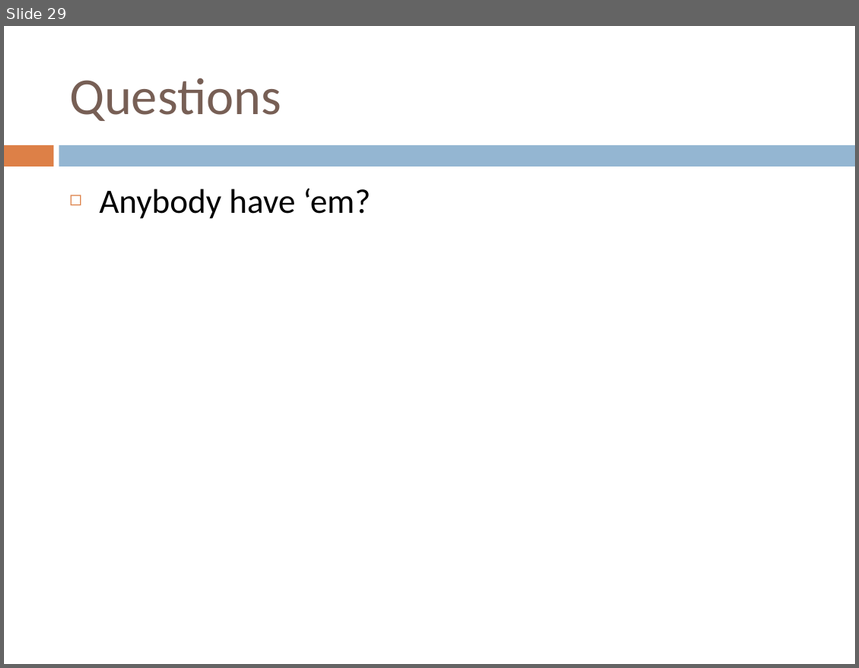
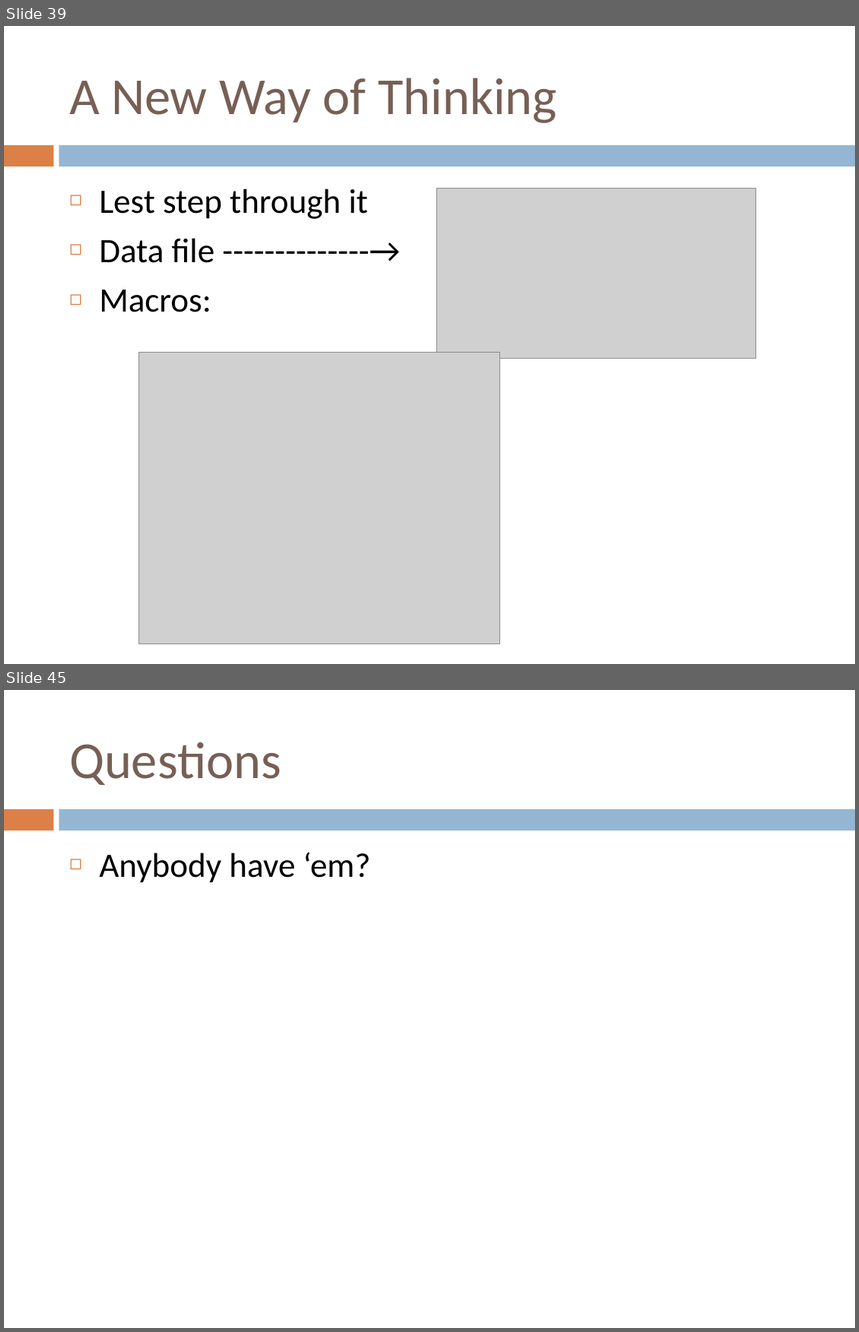
Before and after one commit to RandyGaul/GAM150Slides, a slide deck: GAM150_Club_Serialization.pptx. Shown one above the other, each under a label of ours: slide 29 before the commit, slides 39 and 45 after it; the slides between them are not shown. The pictures are 859x668 and 859x1332 pixels, drawn with LibreOffice and Linux fonts; fonts in the diff are those of the drawing; grey boxes stand for pictures. Boxes give left, top, right and bottom in pixels: in the first picture for what was removed or moved away, otherwise in the second. Text is boxed around its words. In the diff, an @@ line names an element or a change of style, - is before the commit and + after.

```diff
--- a/GAM150_Club_Serialization.pptx
+++ b/GAM150_Club_Serialization.pptx
@@ slide 39 added at <box>4,26,855,664</box>, background #FFFFFF; not listed: 2 template elements that a slide beside it also shows @@
@@ title added at <box>69,78,557,123</box>, 44 pt, text #775F55 @@
+A New Way of Thinking
@@ text added at <box>99,189,368,313</box>, 29 pt, text #000000 @@
+◻ Lest step through it
+◻ Data file --------------→
+◻ Macros:
@@ picture added at <box>436,189,756,359</box> @@
@@ picture added at <box>139,352,500,644</box> @@
@@ what was slide 29 is now slide 45 @@
```
Also in this commit, not shown: 18 slides changed, 15 other slides added, 1 other file.
